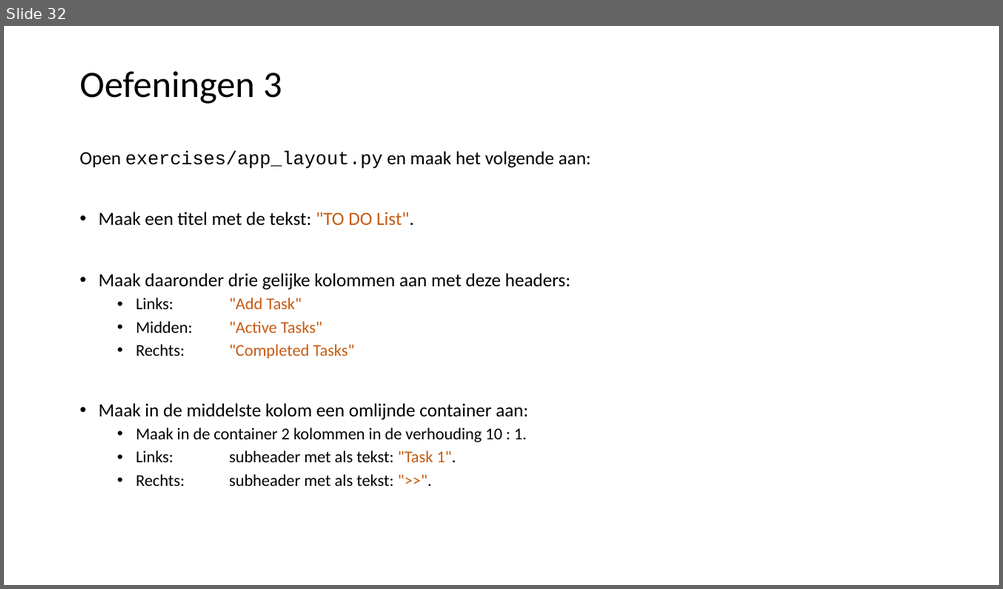
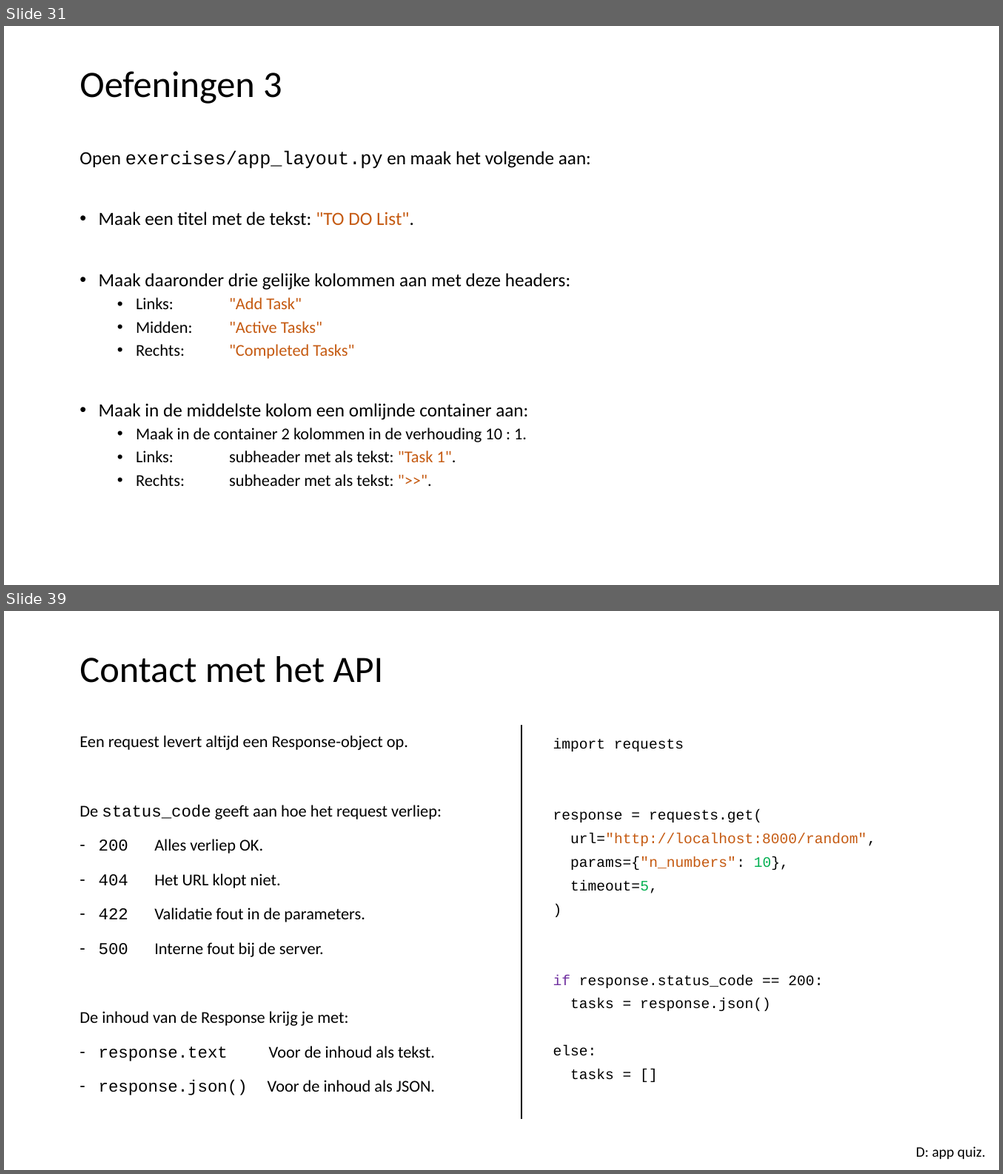
Before and after one commit to LFKoning/knowledge-sharing, a slide deck: python_course_4p/4_api_app/4_api_app.pptx. Shown one above the other, each under a label of ours: slide 32 before the commit, slides 31 and 39 after it; the slides between them are not shown. The pictures are 1003x589 and 1003x1174 pixels, drawn with LibreOffice and Linux fonts; fonts in the diff are those of the drawing. Boxes give left, top, right and bottom in pixels: in the first picture for what was removed or moved away, otherwise in the second. Text is boxed around its words. In the diff, an @@ line names an element or a change of style, - is before the commit and + after.

```diff
--- a/python_course_4p/4_api_app/4_api_app.pptx
+++ b/python_course_4p/4_api_app/4_api_app.pptx
@@ slide 39 added at [4,611,999,1170], background #FFFFFF @@
@@ title added at [79,656,384,683], 36 pt, text #000000 @@
+Contact met het API
@@ text added at [79,735,441,1096], 16 pt, text #000000 @@
+Een request levert altijd een Response-object op.
+De status_code geeft aan hoe het request verliep:
+– 200 Alles verliep OK.
+– 404 Het URL klopt niet.
+– 422 Validatie fout in de parameters.
+– 500 Interne fout bij de server.
+De inhoud van de Response krijg je met:
+– response.text Voor de inhoud als tekst.
+– response.json() Voor de inhoud als JSON.
@@ line added from (521, 725) to (521, 1120), #000000 1.5 pt @@
@@ text added at [553,738,876,1080], 14 pt, text #000000 @@
+import requests
+response = requests.get(
+url="http://localhost:8000/random",
+params={"n_numbers": 10},
+timeout=5,
+)
+if response.status_code == 200:
+tasks = response.json()
+else:
+tasks = []
@@ text added at [916,1147,985,1159], 14 pt, text #000000 @@
+D: app quiz.
@@ what was slide 32 is now slide 31 @@
```
Also in this commit, not shown: 11 slides changed, 6 other slides added, 1 slide removed, 11 other files.
